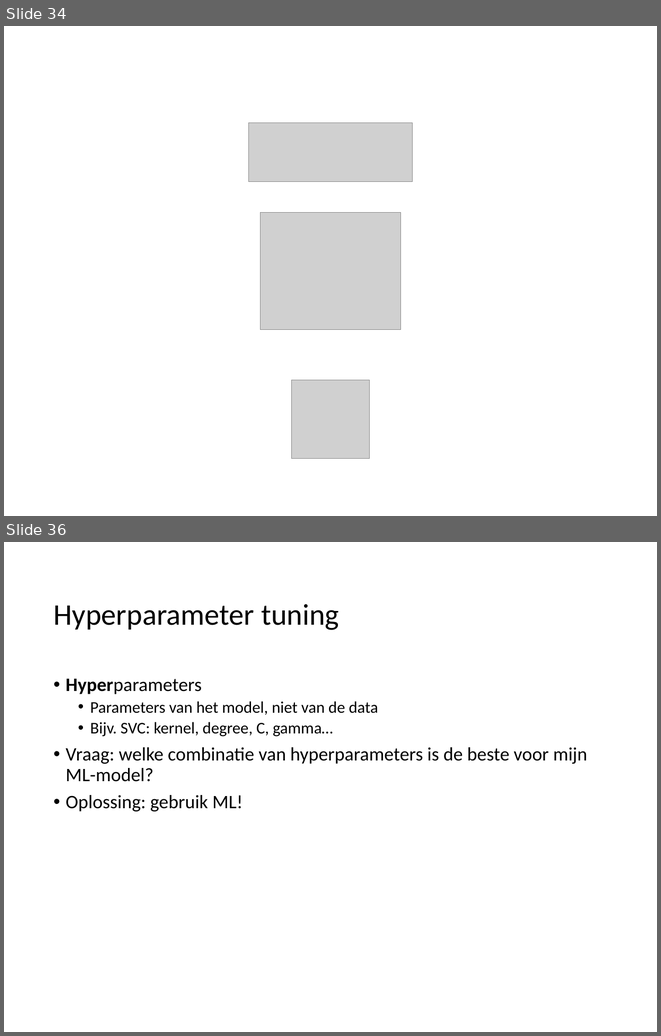
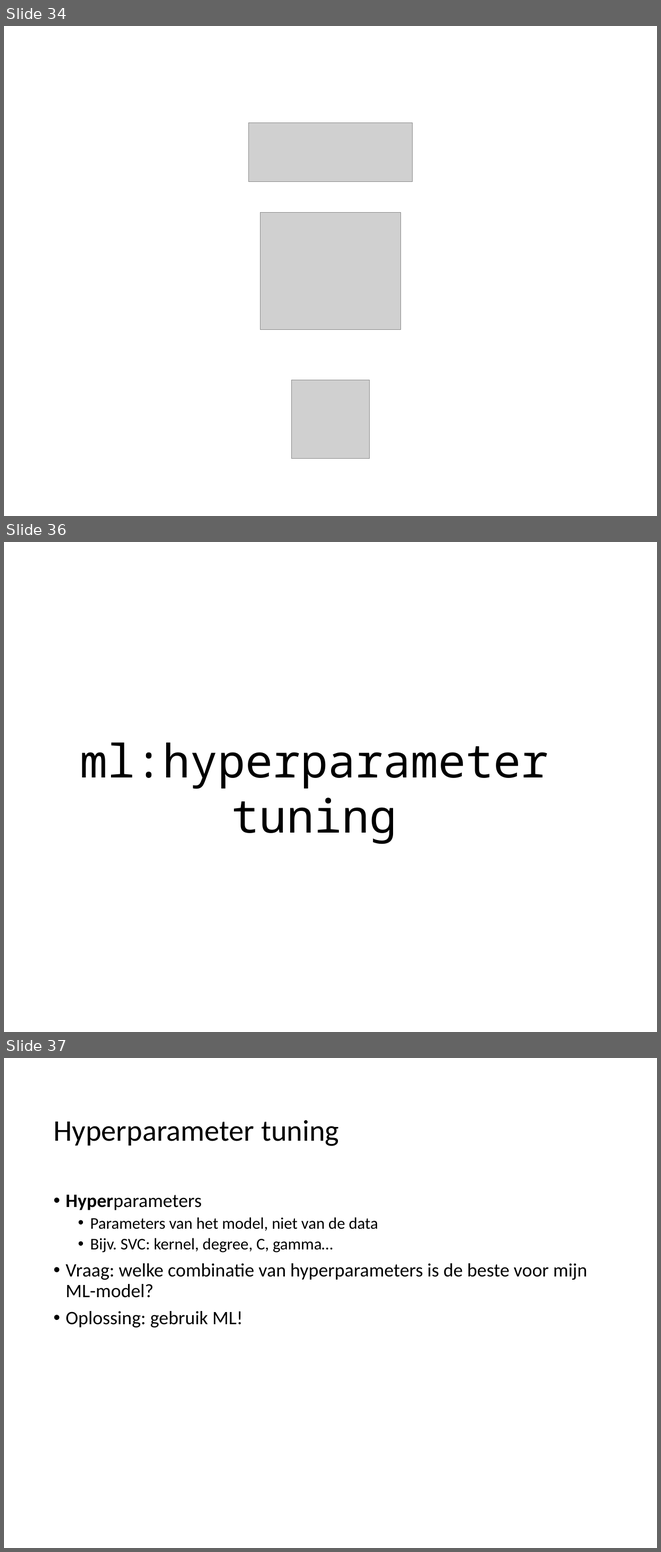
Before and after one commit to hanze-hbo-ict/Machine-Learning, a slide deck: docs/lectures/wk5/ML_wk5_Modeleval_tuning-Dimred.pptx. Shown one above the other, each under a label of ours: slides 34 and 36 before the commit, slides 34, 36 and 37 after it; the slides between them are not shown. The pictures are 661x1036 and 661x1552 pixels, drawn with LibreOffice and Linux fonts; fonts in the diff are those of the drawing; grey boxes stand for pictures. Boxes give left, top, right and bottom in pixels: in the first picture for what was removed or moved away, otherwise in the second. Text is boxed around its words. In the diff, an @@ line names an element or a change of style, - is before the commit and + after.

```diff
--- a/docs/lectures/wk5/ML_wk5_Modeleval_tuning-Dimred.pptx
+++ b/docs/lectures/wk5/ML_wk5_Modeleval_tuning-Dimred.pptx
@@ slide 36 added at [4, 542, 657, 1032], background #FFFFFF @@
@@ text added at [80, 742, 549, 844], 72 pt, text #000000 @@
+ml:hyperparameter tuning
@@ what was slide 36 is now slide 37 @@
```
Also in this commit, not shown: 2 slides changed, 2 other slides added, 1 slide removed, 5 other files.
